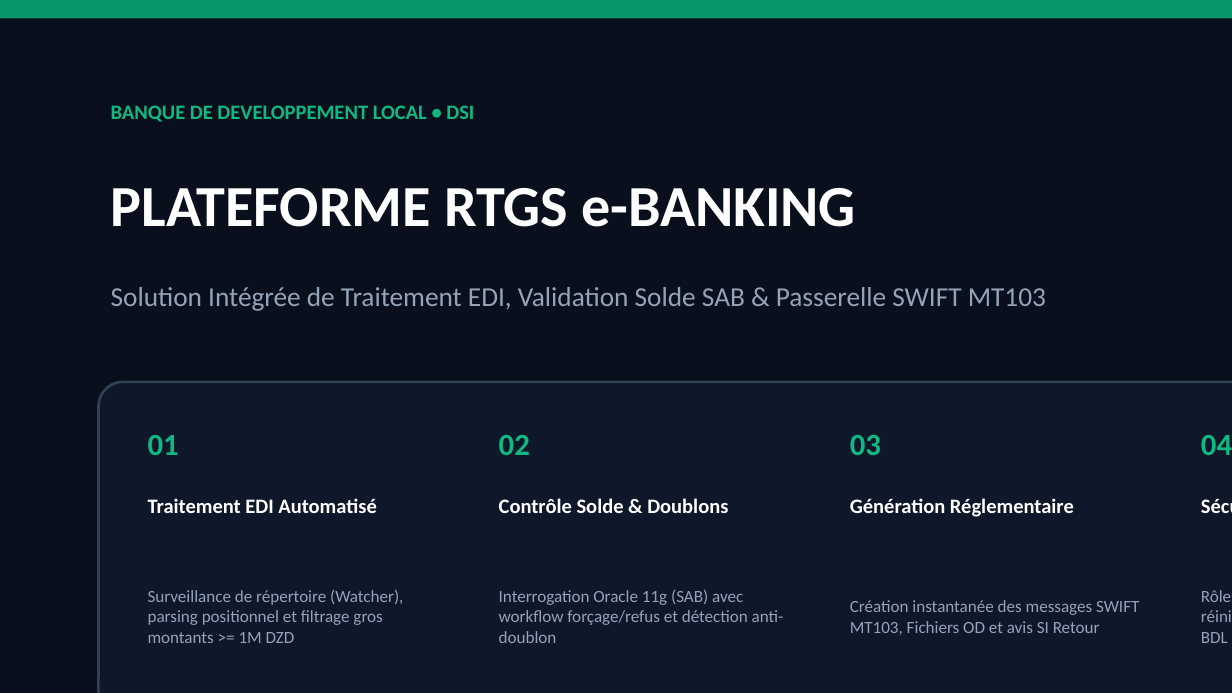
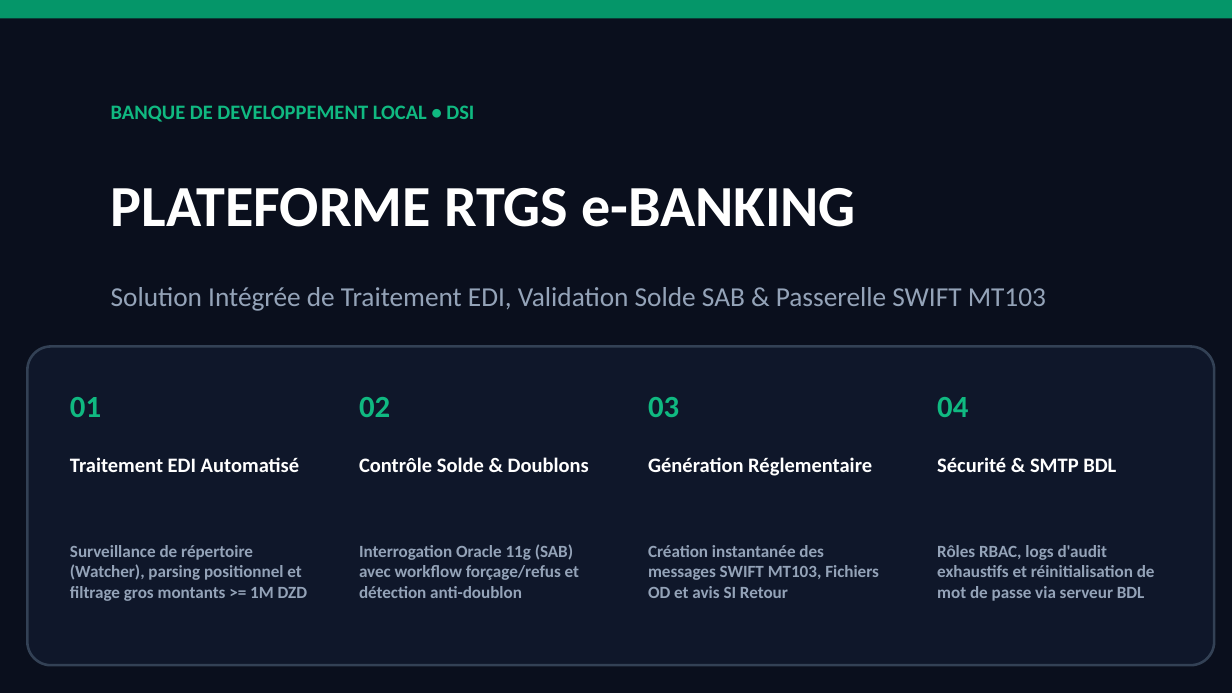
Before and after one commit to billalbouaichi0/Rtgs_E-Banking, a slide deck: slide 1 of Presentation_Solution_RTGS_eBanking_BDL.pptx. Drawn at 1232x693 pixels with LibreOffice and Linux fonts; fonts in the diff are those of the drawing. Boxes give left, top, right and bottom in pixels: in the first picture for what was removed or moved away, otherwise in the second. Text is boxed around its words. In the diff, an @@ line names an element or a change of style, - is before the commit and + after.

```diff
--- a/Presentation_Solution_RTGS_eBanking_BDL.pptx
+++ b/Presentation_Solution_RTGS_eBanking_BDL.pptx
@@ rounded rectangle: place and size @@
-rounded rectangle at (99,382,1232,693)
+rounded rectangle at (27,346,1214,665)
@@ text "01": place and size @@
-text "01" at (148,435,179,455)
+text "01" at (70,397,101,417)
@@ text "02": place and size @@
-text "02" at (499,435,530,455)
+text "02" at (359,397,390,417)
@@ text "03": place and size @@
-text "03" at (850,435,881,455)
+text "03" at (648,397,679,417)
@@ text "04": place and size @@
-text "04" at (1201,435,1232,455)
+text "04" at (937,397,968,417)
@@ text "Traitement EDI Automatisé": place and size @@
-text "Traitement EDI Automatisé" at (148,498,376,513)
+text "Traitement EDI Automatisé" at (70,457,299,472)
@@ text "Contrôle Solde & Doublons": place and size @@
-text "Contrôle Solde & Doublons" at (499,498,728,513)
+text "Contrôle Solde & Doublons" at (359,457,589,472)
@@ text "Génération Réglementaire": place and size @@
-text "Génération Réglementaire" at (850,498,1074,517)
+text "Génération Réglementaire" at (648,457,872,476)
@@ text "Sécurité & SMTP BDL" rewrapped from (1201,632,1228,643) to (937,457,1116,472) @@
@@ text "Surveillance de répertoire (Watcher), parsing ...": place and size @@
-text "Surveillance de répertoire (Watcher), parsing ..." at (148,589,403,643)
+text "Surveillance de répertoire (Watcher), parsing ..." at (70,545,308,601)
@@ text "Interrogation Oracle 11g (SAB) avec ...": place and size @@
-text "Interrogation Oracle 11g (SAB) avec ..." at (499,589,784,643)
+text "Interrogation Oracle 11g (SAB) avec ..." at (359,544,579,598)
@@ text "Création instantanée des messages SWIFT ...": place and size @@
-text "Création instantanée des messages SWIFT ..." at (850,600,1139,635)
+text "Création instantanée des messages SWIFT ..." at (648,545,879,598)
@@ bold on in 4 elements at (70,545,308,601), (359,544,579,598), (648,545,879,598), (937,545,1155,601) @@
@@ text "Rôles RBAC, logs d'audit exhaustifs ...": place and size @@
-text "Rôles RBAC, logs d'audit exhaustifs ..." at (1201,590,1232,602)
+text "Rôles RBAC, logs d'audit exhaustifs ..." at (937,545,1155,601)
```
Also in this commit, not shown: 7 other slides changed, 12 other files.
